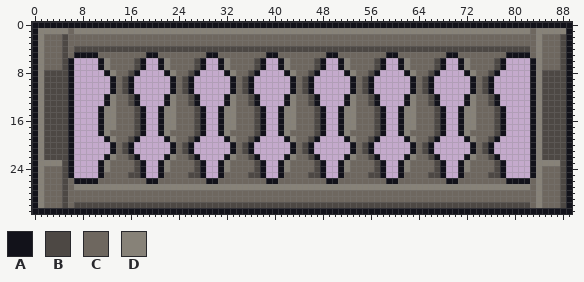
Two states of a pixel-art file, art/source/dt_roofs/town_roof_gallery88.aseprite. The picture above was drawn from the file before the commit.
90x32 pixels, 1 frame.
Palette (. is transparent): A #12121a  B #4d4844  C #6e675f  D #878278
Pixels before (only the part around the change), first column x 0:
 0 AAAAAAAAAAAAAAAAAAAAAAAAAAAAAAAAAAAAAAAAAAAAAAAAAAAAAAAAAAAAAAAAAAAAAAAAAAAAAAAAAAAAAAAAAA
 1 ADDDDDCDDDDDDDDDDDDDDDDDDDDDDDDDDDDDDDDDDDDDDDDDDDDDDDDDDDDDDDDDDDDDDDDDDDDDDDDDDDDCDDDDDA
 2 ADCCCBCCCCCCCCCCCCCCCCCCCCCCCCCCCCCCCCCCCCCCCCCCCCCCCCCCCCCCCCCCCCCCCCCCCCCCCCCCCCCCDCCCBA
 3 ADCCCBCCCCCCCCCCCCCCCCCCCCCCCCCCCCCCCCCCCCCCCCCCCCCCCCCCCCCCCCCCCCCCCCCCCCCCCCCCCCCCDCCCBA
 4 ADCCCBCBBBBBBBBBBBBBBBBBBBBBBBBBBBBBBBBBBBBBBBBBBBBBBBBBBBBBBBBBBBBBBBBBBBBBBBBBBBBCDCCCBA
 5 ADCCCBCAAAACCCCCCCCAACCCCCCCCAACCCCCCCCAACCCCCCCCAACCCCCCCCAACCCCCCCCAACCCCCCCCAAAACDCCCBA
 6 ADCCCBA....ADCCCCBA..ADCCCCBA..ADCCCCBA..ADCCCCBA..ADCCCCBA..ADCCCCBA..ADCCCCBA....ADCCCBA
 7 ADCCCBA....ADCCCCBA..ADCCCCBA..ADCCCCBA..ADCCCCBA..ADCCCCBA..ADCCCCBA..ADCCCCBA....ADCCCBA
 8 ADBBBBA.....ADCCBA....ADCCBA....ADCCBA....ADCCBA....ADCCBA....ADCCBA....ADCCBA.....ADBBBBA
 9 ADBBBBA......ACBA......ACBA......ACBA......ACBA......ACBA......ACBA......ACBA......ADBBBBA
10 ADBBBBA......ACBA......ACBA......ACBA......ACBA......ACBA......ACBA......ACBA......ADBBBBA
11 ADBBBBA......ACBA......ACBA......ACBA......ACBA......ACBA......ACBA......ACBA......ADBBBBA
12 ADBBBBA.....ADCCBA....ADCCBA....ADCCBA....ADCCBA....ADCCBA....ADCCBA....ADCCBA.....ADBBBBA
13 ADBBBBA.....ADCCBA....ADCCBA....ADCCBA....ADCCBA....ADCCBA....ADCCBA....ADCCBA.....ADBBBBA
14 ADBBBBA....ADDCCCBA..ADDCCCBA..ADDCCCBA..ADDCCCBA..ADDCCCBA..ADDCCCBA..ADDCCCBA....ADBBBBA
15 ADBBBBA....ADDCCCBA..ADDCCCBA..ADDCCCBA..ADDCCCBA..ADDCCCBA..ADDCCCBA..ADDCCCBA....ADBBBBA
16 ADBBBBA....ADDCCCBA..ADDCCCBA..ADDCCCBA..ADDCCCBA..ADDCCCBA..ADDCCCBA..ADDCCCBA....ADBBBBA
17 ADBBBBA....ADDCCCBA..ADDCCCBA..ADDCCCBA..ADDCCCBA..ADDCCCBA..ADDCCCBA..ADDCCCBA....ADBBBBA
18 ADBBBBA....ADCCCCBA..ADCCCCBA..ADCCCCBA..ADCCCCBA..ADCCCCBA..ADCCCCBA..ADCCCCBA....ADBBBBA
19 ADBBBBA.....ADCCBA....ADCCBA....ADCCBA....ADCCBA....ADCCBA....ADCCBA....ADCCBA.....ADBBBBA
20 ADBBBBA......ACBA......ACBA......ACBA......ACBA......ACBA......ACBA......ACBA......ADBBBBA
21 ADBBBBA......ACBA......ACBA......ACBA......ACBA......ACBA......ACBA......ACBA......ADBBBBA
22 ADBBBBA.....ADCCBA....ADCCBA....ADCCBA....ADCCBA....ADCCBA....ADCCBA....ADCCBA.....ADBBBBA
23 ADDDDBA....ADCCCCBA..ADCCCCBA..ADCCCCBA..ADCCCCBA..ADCCCCBA..ADCCCCBA..ADCCCCBA....ADDDDBA
24 ADCCCBA....ADCCCCBA..ADCCCCBA..ADCCCCBA..ADCCCCBA..ADCCCCBA..ADCCCCBA..ADCCCCBA....ADCCCBA
25 ADCCCBA....ACCCCBBA..ACCCCBBA..ACCCCBBA..ACCCCBBA..ACCCCBBA..ACCCCBBA..ACCCCBBA....ADCCCBA
26 ADCCCBCAAAACCCCCCCCAACCCCCCCCAACCCCCCCCAACCCCCCCCAACCCCCCCCAACCCCCCCCAACCCCCCCCAAAACDCCCBA
27 ADCCCBCDDDDDDDDDDDDDDDDDDDDDDDDDDDDDDDDDDDDDDDDDDDDDDDDDDDDDDDDDDDDDDDDDDDDDDDDDDDDCDCCCBA
28 ADCCCBCCCCCCCCCCCCCCCCCCCCCCCCCCCCCCCCCCCCCCCCCCCCCCCCCCCCCCCCCCCCCCCCCCCCCCCCCCCCCCDCCCBA
29 ADCCCBCCCCCCCCCCCCCCCCCCCCCCCCCCCCCCCCCCCCCCCCCCCCCCCCCCCCCCCCCCCCCCCCCCCCCCCCCCCCCCDCCCBA
30 ADCCCBCBBBBBBBBBBBBBBBBBBBBBBBBBBBBBBBBBBBBBBBBBBBBBBBBBBBBBBBBBBBBBBBBBBBBBBBBBBBBCDCCCBA
31 AAAAAAAAAAAAAAAAAAAAAAAAAAAAAAAAAAAAAAAAAAAAAAAAAAAAAAAAAAAAAAAAAAAAAAAAAAAAAAAAAAAAAAAAAA
The result:
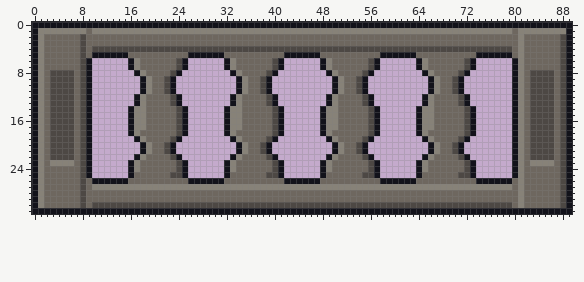
The edit:
Changed rows in their new state; - is an unchanged pixel.
first column x 2:
 1 ----D--C----------------------------------------------------------------------C--D----
 2 ---C--B------------------------------------------------------------------------D--C---
 3 ---C--B------------------------------------------------------------------------D--C---
 4 ---C-C-C----------------------------------------------------------------------CDC-C---
 5 ---C-CBC-AAAAA---CC-----AAA--A-------CC-AAAAAA-CC-------A--AAA-----CC---AAAAA-CDC-C---
 6 ---CCCBA-.....ADCCCCC-BA...--.AD---CCCB-......-DCCC---BA.--...AD-CCCCCBA.....-ADCCC---
 7 ---CCCBA-.....ADCCCCC-BA...--.AD---CCCB-......-DCCC---BA.--...AD-CCCCCBA.....-ADCCC---
 8 C---BCBA--.....-DCCCCBA...----.AD-CCCBA-......-ADCCC-BA.----...ADCCCCB-.....--ADCBB--C
 9 C---BCBA---....-ADCCB-...------.ADCCBA---....---ADCCBA.------...-DCCBA-....---ADCBB--C
10 C---BCBA---....-ADCCB-...------.ADCCBA---....---ADCCBA.------...-DCCBA-....---ADCBB--C
11 C---BCBA---....-ADCCB-...------.ADCCBA---....---ADCCBA.------...-DCCBA-....---ADCBB--C
12 C---BCBA--.....-DCCCCBA...----.AD-CCCBA-......-ADCCC-BA.----...ADCCCCB-.....--ADCBB--C
13 C---BCBA--.....-DCCCCBA...----.AD-CCCBA-......-ADCCC-BA.----...ADCCCCB-.....--ADCBB--C
14 C---BCBA-.....ADDCCCCCBA...--.A-D--CCCB-......-DDCCC--BA.--...ADDCCCCCBA.....-ADCBB--C
15 C---BCBA-.....ADDCCCCCBA...--.A-D--CCCB-......-DDCCC--BA.--...ADDCCCCCBA.....-ADCBB--C
16 C---BCBA-.....ADDCCCCCBA...--.A-D--CCCB-......-DDCCC--BA.--...ADDCCCCCBA.....-ADCBB--C
17 C---BCBA-.....ADDCCCCCBA...--.A-D--CCCB-......-DDCCC--BA.--...ADDCCCCCBA.....-ADCBB--C
18 C---BCBA-.....ADCCCCC-BA...--.AD---CCCB-......-DCCC---BA.--...AD-CCCCCBA.....-ADCBB--C
19 C---BCBA--.....-DCCCCBA...----.AD-CCCBA-......-ADCCC-BA.----...ADCCCCB-.....--ADCBB--C
20 C---BCBA---....-ADCCB-...------.ADCCBA---....---ADCCBA.------...-DCCBA-....---ADCBB--C
21 C---BCBA---....-ADCCB-...------.ADCCBA---....---ADCCBA.------...-DCCBA-....---ADCBB--C
22 C---BCBA--.....-DCCCCBA...----.AD-CCCBA-......-ADCCC-BA.----...ADCCCCB-.....--ADCBB--C
23 C--DDCBA-.....ADCCCCC-BA...--.AD---CCCB-......-DCCC---BA.--...AD-CCCCCBA.....-ADCD---C
24 ---CCCBA-.....ADCCCCC-BA...--.AD---CCCB-......-DCCC---BA.--...AD-CCCCCBA.....-ADCCC---
25 ---CCCBA-.....ACCCCC-BBA...--.A---CCCBB-......-CCC---B-A.--...A-CCCCCBBA.....-ADCCC---
26 ---C-CBC-AAAAA---CC-----AAA--A-------CC-AAAAAA-CC-------A--AAA-----CC---AAAAA-CDC-C---
27 ---C-CBC----------------------------------------------------------------------C-C-C---
28 ---C--B------------------------------------------------------------------------D--C---
29 ---C--B------------------------------------------------------------------------D--C---
30 ---C-C-C----------------------------------------------------------------------CDC-C---
